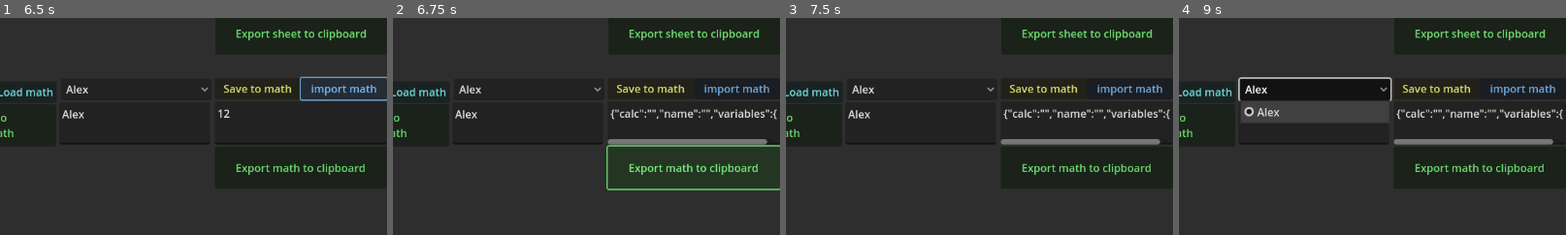
Above: before the commit, frames 1-4 (left to right).
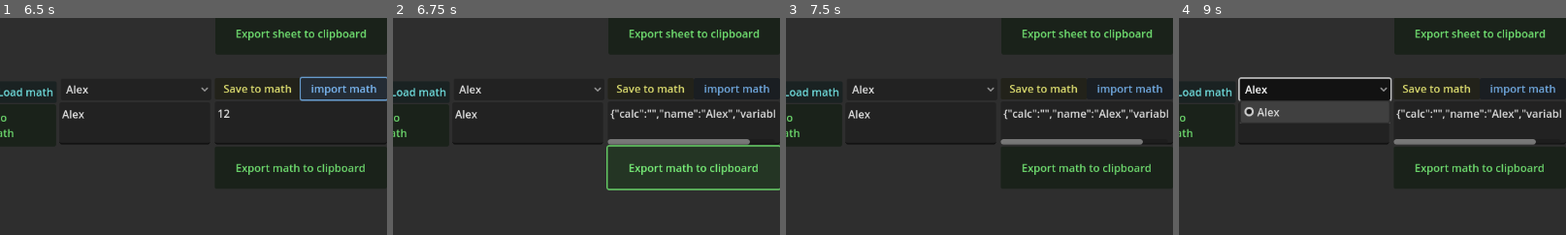
Above: after the commit, the same moments.

Repository: Random31234/huge-numbers-2.0
Game: Godot game, scene res://scenes/main.tscn
The game is run twice, just before and just after one commit, with the same random seed, the same clock (stepped at 60 frames per second) and the same inputs.
Inputs (mouse positions are % of the whole screen's width and height, from its top left):
- Up to frame 1 (6.5 s): click (9, 90) at 0.52 s; type "Alex" at 0.6 s; click (67, 48) at 0.75 s; type "Alex" at 0.83 s; click (89, 48) at 0.98 s; type "12" at 1.07 s; click (89, 17) at 1.27 s; type "12" at 1.35 s; click (67, 17) at 1.5 s; type "Alex" at 1.58 s; click "Save to new math" at 2 s; click "Save to math" at 2.75 s; click "Export sheet to clipboard" at 3.5 s; click "Print stat" at 4.25 s; click "Alex" at 5 s; click "import math" at 5.75 s
- Up to frame 2 (6.75 s): click "Export math to clipboard" at 6.5 s
- Up to frame 3 (7.5 s): click "import sheet" at 7.25 s
- Up to frame 4 (9 s): click "Print stat" at 8 s; click "Alex" at 8.75 s
The pictures show only the part of the screen within x 50-100%, y 23-73%; the shares and areas given below are measured in that part.

Frame 1 is identical in both runs. In frame 2, 0.6% of the frame differs, in the area x 80-100%, y 41-59%; in frame 3, 0.6%; in frame 4, 0.6%.
Error in both runs: Invalid access to property or key 'calc' on a base object of type 'float'. (res://scripts/Save)

Commit message:
Revert "Bug patched?"
This reverts commit e74dc0f4bdb3af8a2d2469ed1be4be1b725939d6.

Diff:
--- a/scripts/Mathematics scripts/math.gd
+++ b/scripts/Mathematics scripts/math.gd
@@ -5,11 +5,10 @@
 @export var calculation:String
 @export var name:String
 # Called when the node enters the scene tree for the first time.
-func _init(names:Array[String], val:Array[Big], calculations:String,nameO:String) -> void:
+func _ready(names:Array[String], val:Array[Big], calculations:String) -> void:
 	varNames = names
 	varVal = val
 	calculation = calculations
-	name = nameO
 
 
 
--- a/scripts/Mathematics scripts/maths.gd
+++ b/scripts/Mathematics scripts/maths.gd
@@ -34,7 +34,8 @@
 	#be.append(Big.new(1,3))
 	#vale.varVal = b
 	#maths.append(vale)
-	m = math.new([],[],"","")
+	m = math.new()
+	m.resource_local_to_scene = true
 	tempVar1 = Big.new(0,0)
 	tempVar2 = Big.new(0,0)
 	tempVar3 = Big.new(0,0)
--- a/scripts/Save systems/saveMath.gd
+++ b/scripts/Save systems/saveMath.gd
@@ -25,11 +25,12 @@
 	m.m = m.maths[mathsOptions.selected]
 
 func saveToMath():
-	m.maths[mathsOptions.selected] = math.new(m.m.varNames,m.m.varVal,m.m.calculation,nameBox.text)
+	m.maths[mathsOptions.selected] = m.m
 	updateMathsList()
 
 func saveNewMath():
-	m.maths.append(math.new(m.m.varNames,m.m.varVal,m.m.calculation,nameBox.text))
+	m.m.name = nameBox.text
+	m.maths.append(retMath(m.m))
 	updateMathsList()
 
 #helper functions
--- a/scripts/Stats.gd
+++ b/scripts/Stats.gd
@@ -26,7 +26,8 @@
 
 
 # Called every frame. 'delta' is the elapsed time since the previous frame.
-
+func _process(delta: float) -> void:
+	pass
 
 
 
@@ -34,7 +35,6 @@
 func swapper(id1:int,id2:int):
 	var v:Big
 
-	@warning_ignore("shadowed_variable_base_class")
 	var name:String
 
 	name =names[id1]
@@ -91,13 +91,13 @@
 
 
 func appendStat(b:Big,n:String):
-	if(maths.searchStringInArrayB(maths.keywords,n) ):
+	if(maths.searchStringInArray(maths.keywords,n) ):
 		errorBox.text +='\n'+"Error name for new stat matches keyword, please use a different name"
 		return
-	if(maths.searchStringInArrayB(names,n)):
+	if(maths.searchStringInArray(names,n)):
 		errorBox.text +='\n'+"Error, name for new stat matches an existing stat name, please use a different name"
 		return
-	if(maths.searchStringInArrayB(maths.m.varNames,n)):
+	if(maths.searchStringInArray(maths.m.varNames,n)):
 
 		errorBox.text +='\n'+ "Error, name for new matches an existing math's variable name, please refrain from creating a stat with the name of an existing variable."
 		return
@@ -117,22 +117,16 @@
 
 
 		if(funcIndex == 0):
-			@warning_ignore("static_called_on_instance")
 			values[index]=b.add(b,values[index])
 		if(funcIndex == 1):
-			@warning_ignore("static_called_on_instance")
 			values[index]=b.subtract(values[index],b)
 		if(funcIndex == 2):
-			@warning_ignore("static_called_on_instance")
 			values[index]=b.multiply(b,values[index])
 		if(funcIndex == 3):
-			@warning_ignore("static_called_on_instance")
 			values[index]=b.divide(values[index],b)
 		if(funcIndex == 4):
-			@warning_ignore("static_called_on_instance")
 			values[index]=b.power(values[index],b)
 		if(funcIndex == 5):
-			@warning_ignore("static_called_on_instance")
 			values[index]=b.power(values[index], b.divide(1,b))
 		if(funcIndex == 6):
 			values[index]=b
